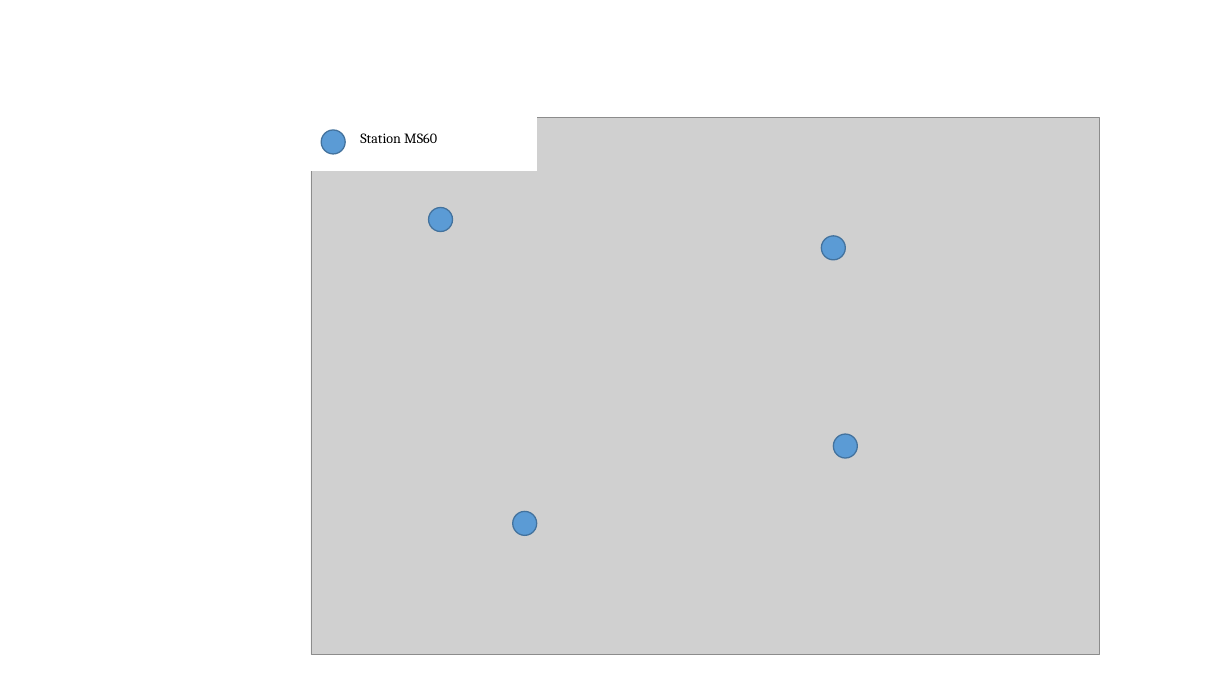
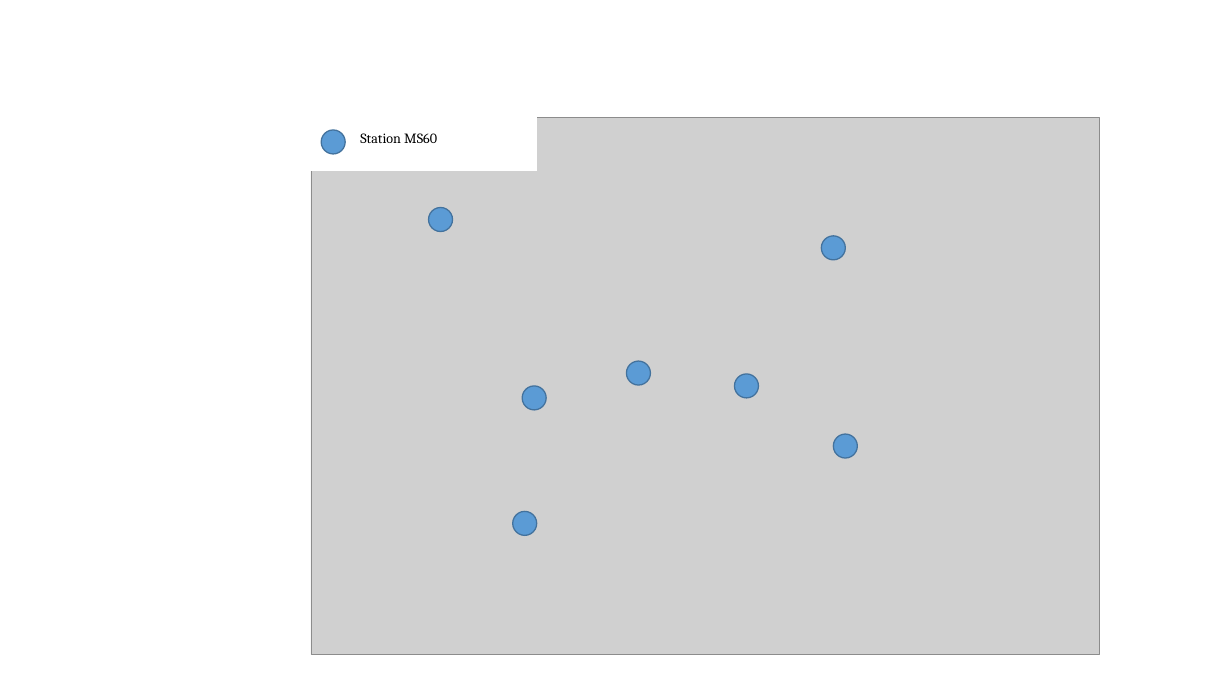
Before and after one commit to Brounst176/Bruno-TB, a slide deck: slide 1 of 1_plan_de_travail/figure.pptx. Drawn at 1232x693 pixels with LibreOffice and Linux fonts; fonts in the diff are those of the drawing; grey boxes stand for pictures. Boxes give left, top, right and bottom in pixels: in the first picture for what was removed or moved away, otherwise in the second. Text is boxed around its words. In the diff, an @@ line names an element or a change of style, - is before the commit and + after.

```diff
--- a/1_plan_de_travail/figure.pptx
+++ b/1_plan_de_travail/figure.pptx
@@ ellipse added at (x1=522, y1=386, x2=546, y2=410), fill #5B9BD5, outline #43739E 1 pt @@
@@ ellipse added at (x1=627, y1=361, x2=651, y2=385), fill #5B9BD5, outline #43739E 1 pt @@
@@ ellipse added at (x1=735, y1=374, x2=759, y2=398), fill #5B9BD5, outline #43739E 1 pt @@
```
Also in this commit, not shown: 8 other files.
